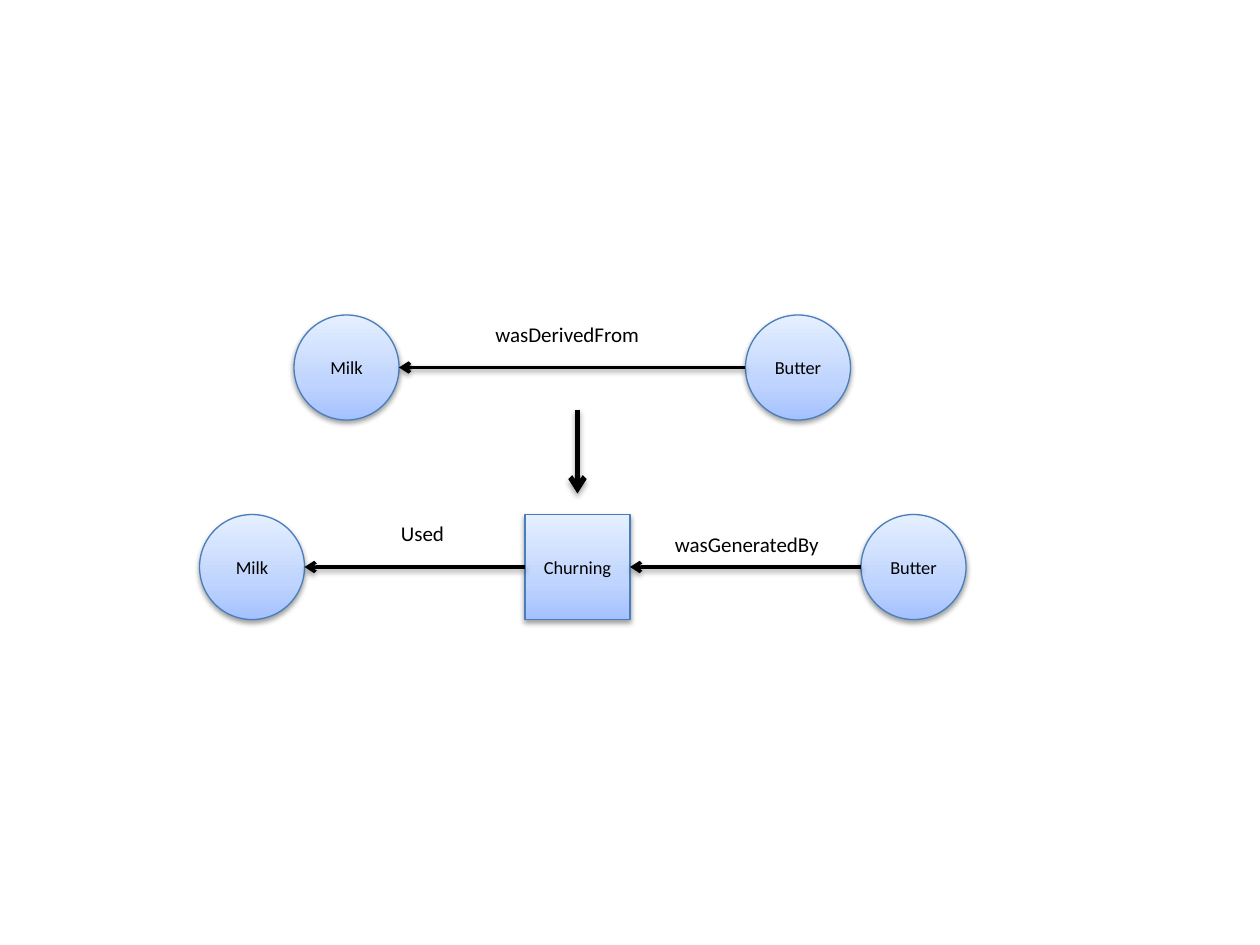
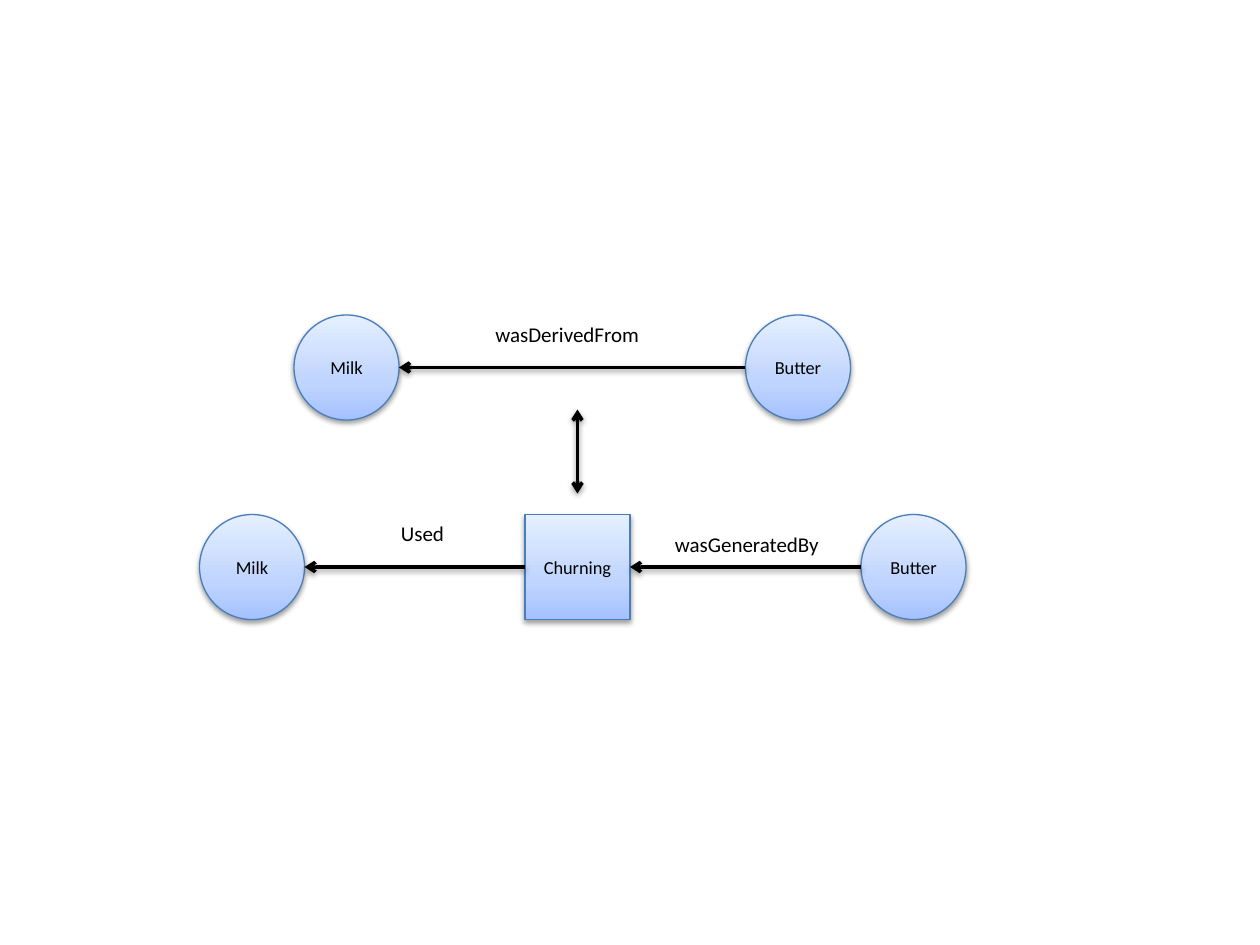
Before and after one commit to gems-uff/sdm, a slide deck: slide 6 of Documents/Dissertacao/provenance_cake.pptx. Drawn at 1260x945 pixels with LibreOffice and Linux fonts; fonts in the diff are those of the drawing. Boxes give left, top, right and bottom in pixels: in the first picture for what was removed or moved away, otherwise in the second. Text is boxed around its words. In the diff, an @@ line names an element or a change of style, - is before the commit and + after.

```diff
--- a/Documents/Dissertacao/provenance_cake.pptx
+++ b/Documents/Dissertacao/provenance_cake.pptx
@@ arrow (577, 410) - (577, 494): arrow to double arrow; stroke #000000 3 pt to #000000 2 pt @@
```
Also in this commit, not shown: 3 other slides changed, 6 slides added, 2 slides removed, 2 other files.
